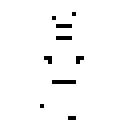
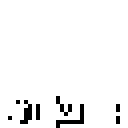
Two versions of the same layered image (128x128). Layer-by-layer changes:
added layer "Layer 3" above "Layer 3 copy" over [8, 96, 120, 128]
hid "Layer 2 copy 3" over [28, 12, 84, 128]
